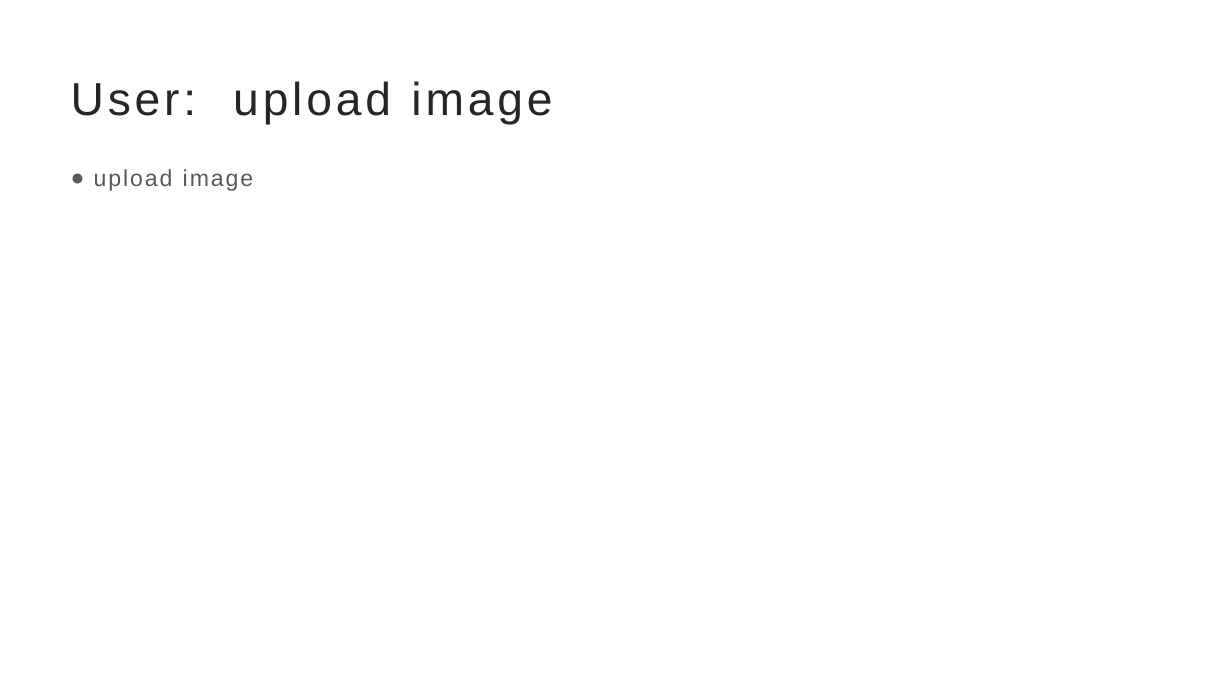
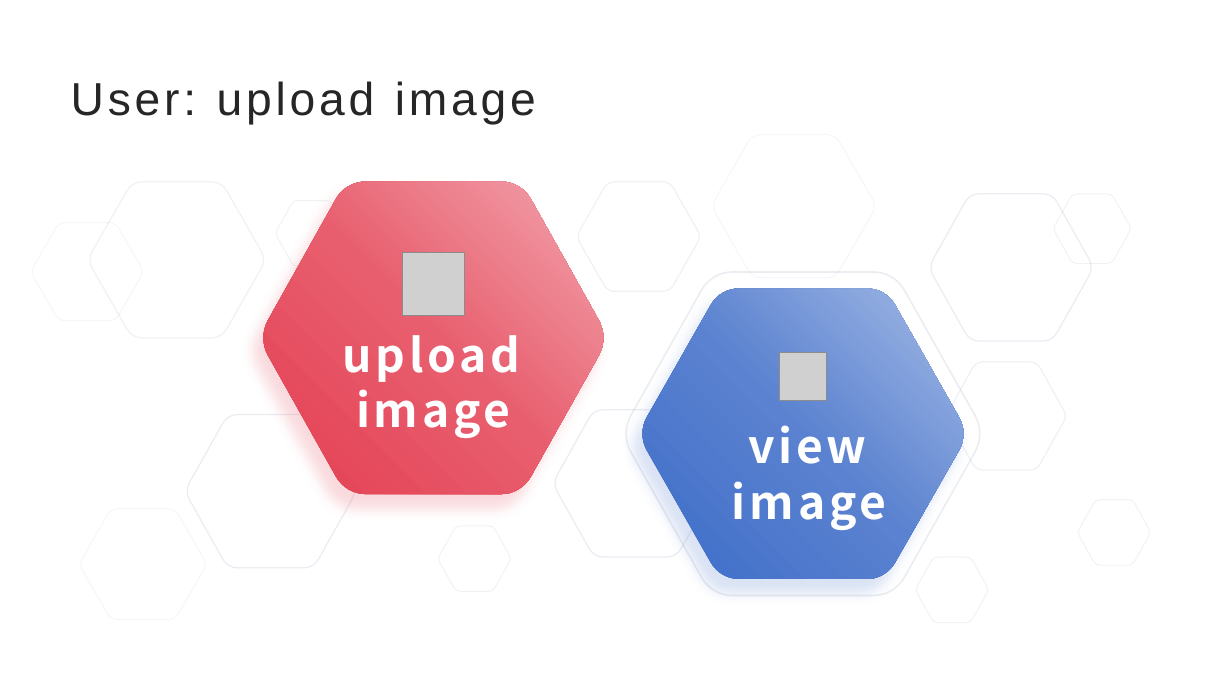
Before and after one commit to nextuser/tusky-image, a slide deck: slide 7 of doc/TuskyImage.pptx (slide 5 before the commit). Drawn at 1232x693 pixels with LibreOffice and Linux fonts; fonts in the diff are those of the drawing; grey boxes stand for pictures. Boxes give left, top, right and bottom in pixels: in the first picture for what was removed or moved away, otherwise in the second. Text is boxed around its words. In the diff, an @@ line names an element or a change of style, - is before the commit and + after.

Commit message:
add doc

```diff
--- a/doc/TuskyImage.pptx
+++ b/doc/TuskyImage.pptx
@@ title "User: upload image" rewrapped from box(71, 81, 552, 125) to box(71, 81, 536, 125) @@
@@ freeform shape added at box(714, 135, 875, 278), outline #99A8BD 0.75 pt @@
@@ freeform shape added at box(91, 182, 264, 338), outline #99A8BD 1 pt @@
@@ freeform shape added at box(263, 182, 604, 494), fill gradient #E33F52 to #E85E6E to #F2A6AF @@
@@ freeform shape added at box(276, 201, 348, 266), outline #99A8BD 0.75 pt @@
@@ freeform shape added at box(579, 182, 700, 291), outline #99A8BD 1 pt @@
@@ freeform shape added at box(932, 194, 1092, 341), outline #99A8BD 1 pt @@
@@ freeform shape added at box(1055, 194, 1130, 264), outline #99A8BD 0.75 pt @@
@@ freeform shape added at box(32, 223, 142, 321), outline #99A8BD 0.75 pt @@
@@ picture added at box(402, 253, 465, 316) @@
@@ freeform shape added at box(627, 273, 981, 596), outline #99A8BD 1.25 pt @@
@@ freeform shape added at box(642, 289, 963, 579), fill gradient #3D6CC8 to #5A82D0 to #A3B9E5 @@
@@ text "upload image": place and size @@
-text "upload image" at box(94, 169, 254, 191)
+text "upload image" at box(342, 335, 520, 438)
@@ text "upload image" at box(342, 335, 520, 438): size 18 to 36 pt, font Arial to Noto Sans CJK SC, text colour #595959 to #FFFFFF, letter spacing 1.5 to 3 pt, bold on; alignment left to centre; bullet ● to none; line spacing 1.3 to 1; less space between paragraphs @@
@@ picture added at box(779, 352, 827, 400) @@
@@ freeform shape added at box(358, 386, 466, 485), outline #99A8BD 0.75 pt @@
@@ freeform shape added at box(948, 362, 1066, 470), outline #99A8BD 1 pt @@
@@ freeform shape added at box(188, 415, 354, 568), outline #99A8BD 1 pt @@
@@ freeform shape added at box(555, 410, 715, 557), outline #99A8BD 1 pt @@
@@ freeform shape added at box(778, 398, 899, 509), outline #99A8BD 1 pt @@
@@ text added at box(732, 425, 887, 530), 36 pt, text #FFFFFF, bold @@
+view image
@@ freeform shape added at box(81, 509, 205, 620), outline #99A8BD 0.75 pt @@
@@ freeform shape added at box(1079, 500, 1150, 566), outline #99A8BD 0.75 pt @@
@@ freeform shape added at box(439, 526, 510, 592), outline #99A8BD 0.75 pt @@
@@ freeform shape added at box(917, 557, 988, 623), outline #99A8BD 0.75 pt @@
```
Also in this commit, not shown: 2 other slides changed, 5 slides added.
